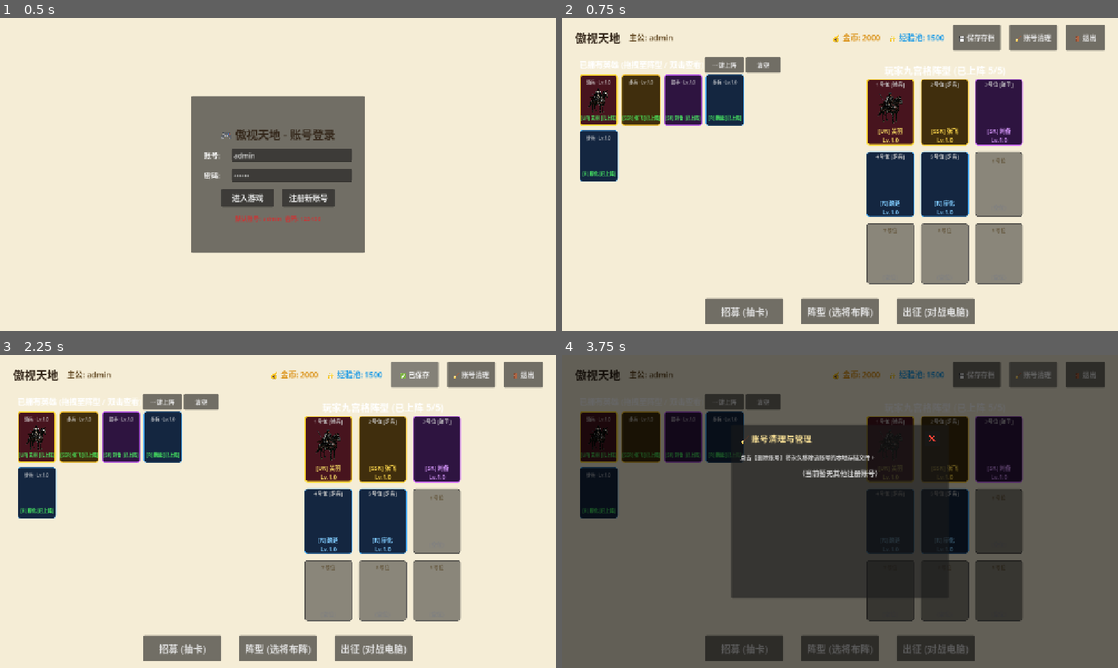
Above: before the commit, frames 1-4 (two rows, left to right).
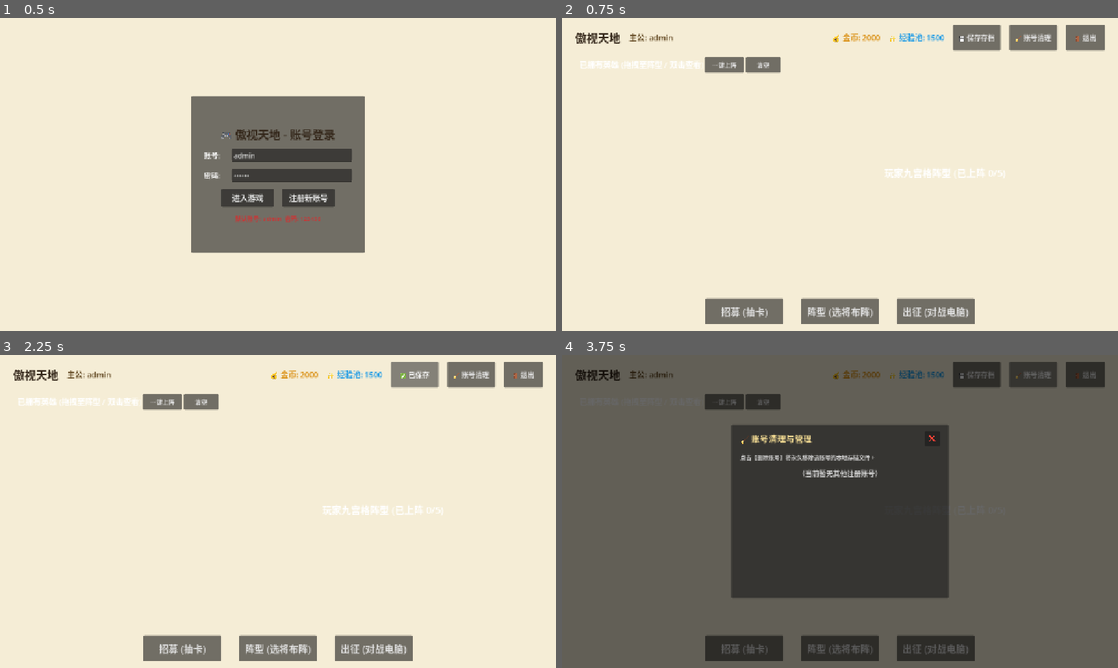
Above: after the commit, the same moments.

Repository: 869402559-cmyk/NineGridCardGame
Game: Godot game, scene res://scenes/LoginUI.tscn
Same seed, same stepped clock (60 frames per second), same inputs: the game is played once before the commit and once after it.
Inputs:
- Up to frame 1 (0.5 s): no input
- Up to frame 2 (0.75 s): click "进入游戏" at 0.5 s
- Up to frame 3 (2.25 s): click "阵型 (选将布阵)" at 1.25 s; click "💾 保存存档" at 2 s
- Up to frame 4 (3.75 s): click "✅ 已保存" at 2.75 s; click "🧹 账号清理" at 3.5 s

Frame 1 is identical in both runs. In frame 2, 22% of the frame differs, in the area x 3-83%, y 15-86%; in frame 3, 22%; in frame 4, 19%.
Error after the commit: Parse Error: Function "_can_drop_data" has the same name as a previously declared function. (res://scripts/FormationUI.gd:313)

Commit message:
feat: enable drag-out-of-slot and drag-to-left-panel unequip behavior

Diff:
--- a/scripts/FormationUI.gd
+++ b/scripts/FormationUI.gd
@@ -11,6 +11,10 @@
 func _ready() -> void:
 	btn_auto.pressed.connect(_on_auto_fill)
 	btn_clear.pressed.connect(_on_clear)
+
+	# 设置左侧整个面板（LeftPanel）支持接收右侧卡牌拖入以进行下阵
+	var left_panel = $HBox/LeftPanel
+	left_panel.script = LeftPanelDropScript
 
 	init_formation_slots()
 	refresh_all()
@@ -251,8 +255,8 @@
 		set_drag_preview(preview)
 		return { "type": "hero_card", "uuid": uuid, "from": "left_list" }
 
-# 内部类：左侧列表区域（接收从右侧拖回的武将进行下阵）
-class LeftPanelDropScript extends ScrollContainer:
+# 内部类：左侧列表与面板区域（接收从右侧拖回的武将进行下阵）
+class LeftPanelDropScript extends VBoxContainer:
 	func _can_drop_data(_at_position: Vector2, data: Variant) -> bool:
 		return typeof(data) == TYPE_DICTIONARY and data.get("type") == "hero_card"
 
@@ -262,6 +266,81 @@
 		for p in range(1, 10):
 			if GameData.player_formation[p] == dragged_uuid:
 				GameData.player_formation[p] = null
+
+		GameData.has_unsaved_changes = true
+
+		# 安全获取 FormationUI 并刷新
+		var p_node: Node = self
+		while p_node:
+			if p_node.has_method("refresh_all"):
+				p_node.refresh_all()
+				break
+			p_node = p_node.get_parent()
+
+	# 拖拽下阵：如果卡片被释放拖拽（且未被九宫格接收），判定为拖出阵型下阵
+	func _notification(what: int) -> void:
+		if what == NOTIFICATION_DRAG_END:
+			if not is_drag_successful():
+				var pos = get_meta("slot_pos") as int
+				if GameData.player_formation[pos] != null:
+					GameData.player_formation[pos] = null
+					GameData.has_unsaved_changes = true
+
+					var p_node: Node = self
+					while p_node:
+						if p_node.has_method("refresh_all"):
+							p_node.refresh_all()
+							break
+						p_node = p_node.get_parent()
+
+	func _get_drag_data(_at_position: Vector2) -> Variant:
+		var pos = get_meta("slot_pos") as int
+		var uuid = GameData.player_formation[pos]
+		if uuid == null:
+			return null
+
+		var preview = Control.new()
+		var lbl = Label.new()
+		var hero = GameData.get_hero_by_uuid(uuid)
+		var q_cfg = GameData.get_quality_config(hero.get("quality", "N"))
+		lbl.text = "[" + hero.get("quality", "") + "] " + hero.get("name", "")
+		lbl.add_theme_font_size_override("font_size", 14)
+		lbl.add_theme_color_override("font_color", q_cfg["label_color"])
+		preview.add_child(lbl)
+		set_drag_preview(preview)
+		return { "type": "hero_card", "uuid": uuid, "from_slot": pos }
+
+	func _can_drop_data(_at_position: Vector2, data: Variant) -> bool:
+		return typeof(data) == TYPE_DICTIONARY and data.get("type") == "hero_card"
+
+	func _drop_data(_at_position: Vector2, data: Variant) -> void:
+		var target_pos = get_meta("slot_pos") as int
+		var dragged_uuid = data.get("uuid") as String
+		var from_slot = data.get("from_slot", 0) as int
+
+		if from_slot > 0:
+			# 来自右侧九宫格另一个槽位：直接互换或移动位置
+			var target_uuid = GameData.player_formation[target_pos]
+			GameData.player_formation[target_pos] = dragged_uuid
+			GameData.player_formation[from_slot] = target_uuid
+		else:
+			# 来自左侧列表：放置上阵
+			# 若已在其他槽位，先清空原槽位
+			for p in range(1, 10):
+				if GameData.player_formation[p] == dragged_uuid:
+					GameData.player_formation[p] = null
+
+			# 检查 5 人限制
+			var current_count = 0
+			for p in range(1, 10):
+				if GameData.player_formation[p] != null:
+					current_count += 1
+
+			if current_count >= 5 and GameData.player_formation[target_pos] == null:
+				# 满5人无法放入空位
+				pass
+			else:
+				GameData.player_formation[target_pos] = dragged_uuid
 
 		GameData.has_unsaved_changes = true
 		var parent_ui = get_tree().current_scene.find_child("FormationUI", true, false)
@@ -274,66 +353,3 @@
 					p_node.refresh_all()
 					break
 				p_node = p_node.get_parent()
-
-# 内部类：阵型放置槽位目标 (支持从左侧拉入、从右侧其他槽位交换/移动)
-class SlotCardScript extends PanelContainer:
-	func _get_drag_data(_at_position: Vector2) -> Variant:
-		var pos = get_meta("slot_pos") as int
-		var uuid = GameData.player_formation[pos]
-		if uuid == null:
-			return null
-
-		var preview = Control.new()
-		var lbl = Label.new()
-		var hero = GameData.get_hero_by_uuid(uuid)
-		var q_cfg = GameData.get_quality_config(hero.get("quality", "N"))
-		lbl.text = "[" + hero.get("quality", "") + "] " + hero.get("name", "")
-		lbl.add_theme_font_size_override("font_size", 14)
-		lbl.add_theme_color_override("font_color", q_cfg["label_color"])
-		preview.add_child(lbl)
-		set_drag_preview(preview)
-		return { "type": "hero_card", "uuid": uuid, "from_slot": pos }
-
-	func _can_drop_data(_at_position: Vector2, data: Variant) -> bool:
-		return typeof(data) == TYPE_DICTIONARY and data.get("type") == "hero_card"
-
-	func _drop_data(_at_position: Vector2, data: Variant) -> void:
-		var target_pos = get_meta("slot_pos") as int
-		var dragged_uuid = data.get("uuid") as String
-		var from_slot = data.get("from_slot", 0) as int
-
-		if from_slot > 0:
-			# 来自右侧九宫格另一个槽位：直接互换或移动位置
-			var target_uuid = GameData.player_formation[target_pos]
-			GameData.player_formation[target_pos] = dragged_uuid
-			GameData.player_formation[from_slot] = target_uuid
-		else:
-			# 来自左侧列表：放置上阵
-			# 若已在其他槽位，先清空原槽位
-			for p in range(1, 10):
-				if GameData.player_formation[p] == dragged_uuid:
-					GameData.player_formation[p] = null
-
-			# 检查 5 人限制
-			var current_count = 0
-			for p in range(1, 10):
-				if GameData.player_formation[p] != null:
-					current_count += 1
-
-			if current_count >= 5 and GameData.player_formation[target_pos] == null:
-				# 满5人无法放入空位
-				pass
-			else:
-				GameData.player_formation[target_pos] = dragged_uuid
-
-		GameData.has_unsaved_changes = true
-		var parent_ui = get_tree().current_scene.find_child("FormationUI", true, false)
-		if parent_ui:
-			parent_ui.refresh_all()
-		else:
-			var p_node = get_parent()
-			while p_node:
-				if p_node.has_method("refresh_all"):
-					p_node.refresh_all()
-					break
-				p_node = p_node.get_parent()
